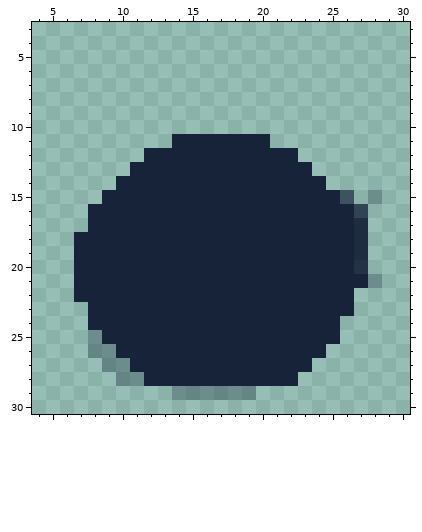
File history of a pixel-art file, Assets/Art/Water.aseprite. This is how it looked before the edit.
32x32 pixels, 1 frame. Colours within 5 levels of each other are drawn and written as one. Shown: x 4..30, y 3..30.
Once edited:
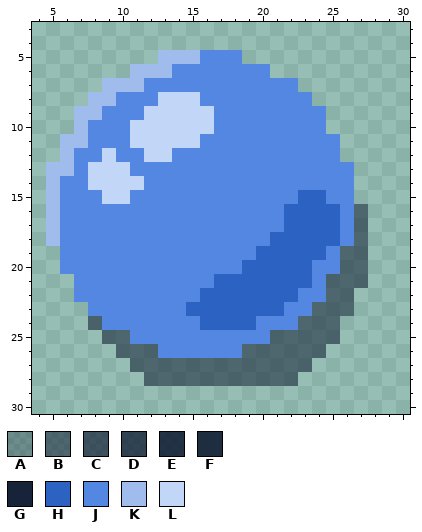
Palette (. is transparent): A #16233952  B #1623398f  C #162339b0  D #162339c9  E #162339e6  F #162339ee  G #162339  H #2c62c2  J #5487e1  K #9fbced  L #c2d6f8
Edits made:
layer "Shadow" opacity 100% -> 56%
layer "Base" now shown
layer "Shading" now shown
layer "Lighting" now shown
@@ x 4..30 @@
  4 ...........................
- 5 ...........................
- 6 ...........................
- 7 ...........................
- 8 ...........................
- 9 ...........................
-10 ...........................
-11 ..........GGGGGGG..........
-12 ........GGGGGGGGGGG........
-13 .......GGGGGGGGGGGGG.......
-14 ......GGGGGGGGGGGGGGG......
-15 .....GGGGGGGGGGGGGGGGGC.A..
-16 ....GGGGGGGGGGGGGGGGGGGD...
-17 ....GGGGGGGGGGGGGGGGGGGF...
-18 ...GGGGGGGGGGGGGGGGGGGGF...
-19 ...GGGGGGGGGGGGGGGGGGGGF...
-20 ...GGGGGGGGGGGGGGGGGGGGE...
-21 ...GGGGGGGGGGGGGGGGGGGGGA..
-22 ...GGGGGGGGGGGGGGGGGGGG....
-23 ....GGGGGGGGGGGGGGGGGGG....
-24 ....GGGGGGGGGGGGGGGGGG.....
-25 ....AGGGGGGGGGGGGGGGGG.....
-26 ....AAGGGGGGGGGGGGGGG......
-27 .....AAGGGGGGGGGGGGG.......
-28 ......AAGGGGGGGGGGG........
-29 ..........AAAAAA...........
+ 5 .........KKKJJJ............
+ 6 .......KKKJJJJJJJ..........
+ 7 .....KKKJJJJJJJJJJJ........
+ 8 ....KKJJJLLLJJJJJJJJ.......
+ 9 ...KKJJJLLLLLJJJJJJJJ......
+10 ...KJJJLLLLLLJJJJJJJJ......
+11 ..KKJJJLLLLLJJJJJJJJJJ.....
+12 ..KJJLJJLLJJJJJJJJJJJJ.....
+13 .KKJLLLJJJJJJJJJJJJJJJJ....
+14 .KJJLLLLJJJJJJJJJJJJJJJ....
+15 .KJJJLLJJJJJJJJJJJJHHJJ....
+16 .KJJJJJJJJJJJJJJJJHHHHJB...
+17 .KJJJJJJJJJJJJJJJJHHHHJB...
+18 .KJJJJJJJJJJJJJJJHHHHHJB...
+19 ..JJJJJJJJJJJJJJHHHHHJBB...
+20 ..JJJJJJJJJJJJJHHHHHJJBB...
+21 ...JJJJJJJJJJHHHHHHHJBBB...
+22 ...JJJJJJJJJHHHHHHHJJBB....
+23 ....JJJJJJJHHHHHHHJJBBB....
+24 ....BJJJJJJJHHHHJJJBBB.....
+25 .....BBJJJJJJJJJJBBBBB.....
+26 ......BBBJJJJJJBBBBBB......
+27 .......BBBBBBBBBBBBB.......
+28 ........BBBBBBBBBBB........
+29 ...........................
 30 ...........................
Boxes around the changes in both pictures, in picture pixels (x1, y1, x2, y2):
changed: (46, 50, 382, 400)
